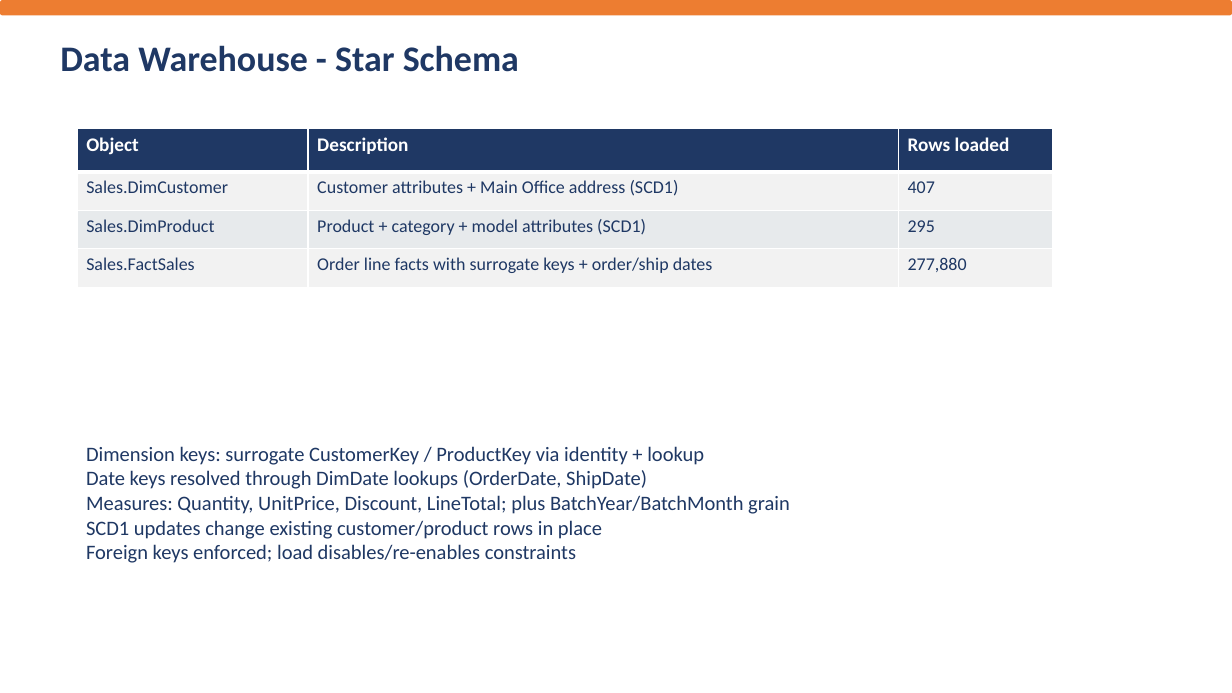
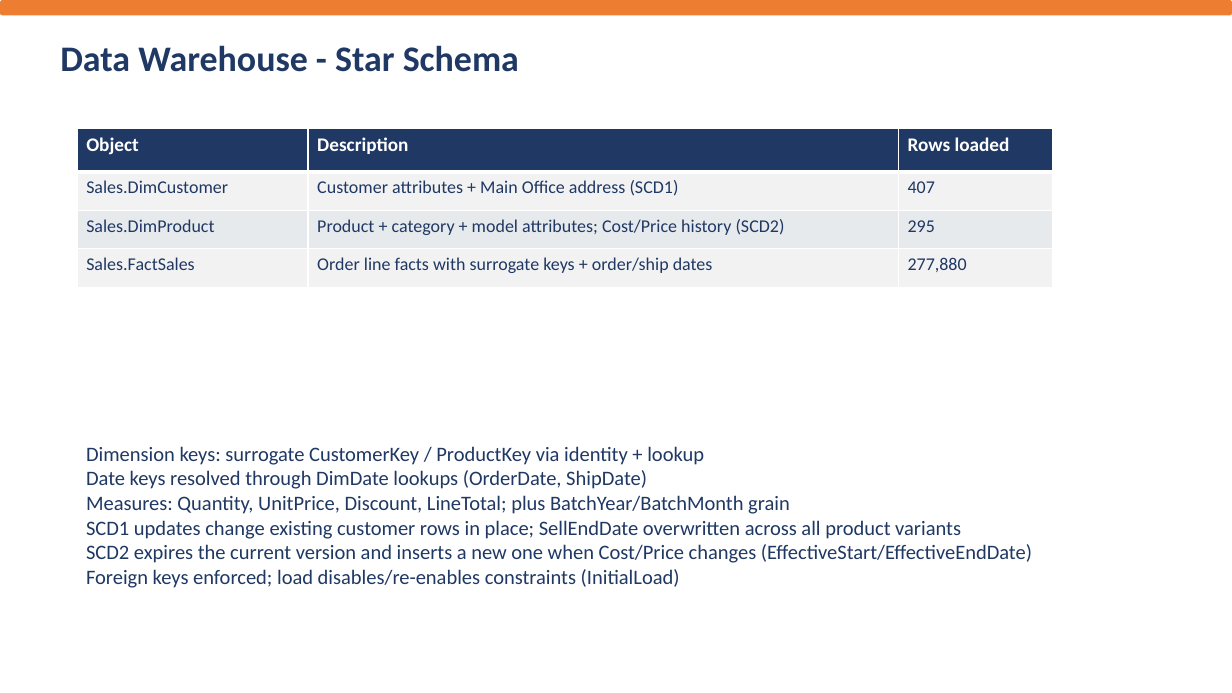
Before and after one commit to SayedGameaSayed/Ejada-Project, a slide deck: slide 6 of Docs/AdventureWorks_ETL_Presentation.pptx. Drawn at 1232x693 pixels with LibreOffice and Linux fonts; fonts in the diff are those of the drawing. Boxes give left, top, right and bottom in pixels: in the first picture for what was removed or moved away, otherwise in the second. Text is boxed around its words. In the diff, an @@ line names an element or a change of style, - is before the commit and + after.

Commit message:
Align ETL package with company spec: rename to Load DW Pipeline, CurrentJobTime window, product SCD2 + SellEndDate, Language param; add DW backup, presentation, submission zip

```diff
--- a/Docs/AdventureWorks_ETL_Presentation.pptx
+++ b/Docs/AdventureWorks_ETL_Presentation.pptx
@@ table at bbox=[77, 128, 1053, 514] @@
-row 3, column 2: Product + category + model attributes (SCD1)
+row 3, column 2: Product + category + model attributes; Cost/Price history (SCD2)
@@ text at bbox=[86, 446, 1032, 588]: text changed @@
-Dimension keys: surrogate CustomerKey / ProductKey via identity + lookup
-Date keys resolved through DimDate lookups (OrderDate, ShipDate)
-Measures: Quantity, UnitPrice, Discount, LineTotal; plus BatchYear/BatchMonth grain
-SCD1 updates change existing customer/product rows in place
-Foreign keys enforced; load disables/re-enables constraints
+Dimension keys: surrogate CustomerKey / ProductKey via identity + lookup
+Date keys resolved through DimDate lookups (OrderDate, ShipDate)
+Measures: Quantity, UnitPrice, Discount, LineTotal; plus BatchYear/BatchMonth grain
+SCD1 updates change existing customer rows in place; SellEndDate overwritten across all product variants
+SCD2 expires the current version and inserts a new one when Cost/Price changes (EffectiveStart/EffectiveEndDate)
+Foreign keys enforced; load disables/re-enables constraints (InitialLoad)
```
Also in this commit, not shown: 7 other slides changed, 7 other files.
